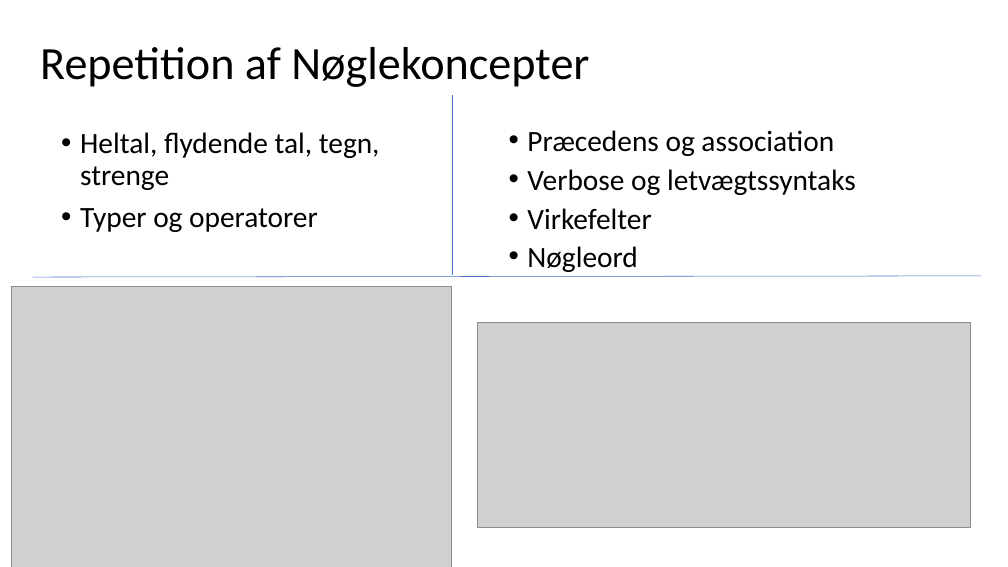
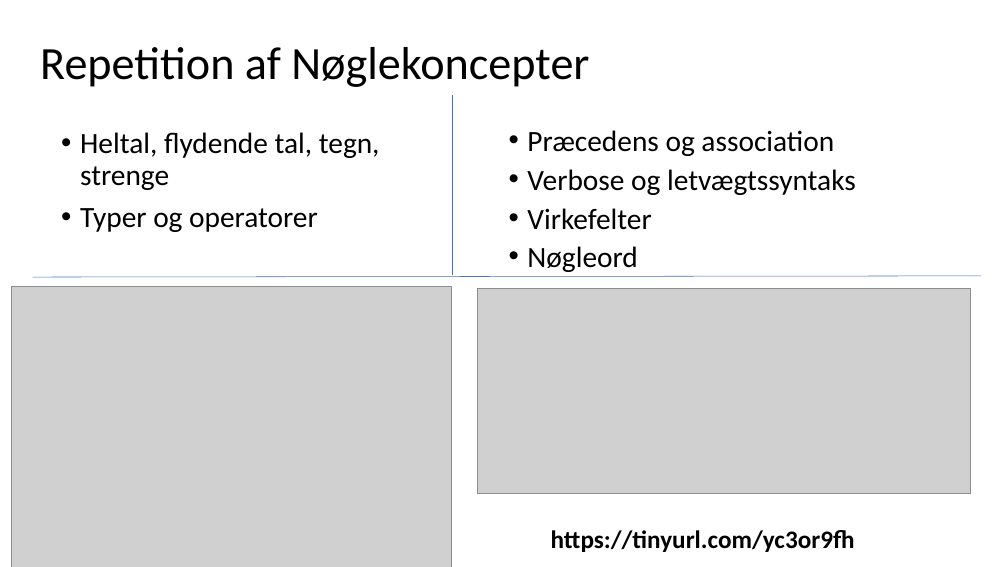
Before and after one commit to fisterloegsovs/pop22, a slide deck: slide 2 of lectures/3.2FunctionsNPrintf/lecture.pptx. Drawn at 1008x567 pixels with LibreOffice and Linux fonts; fonts in the diff are those of the drawing; grey boxes stand for pictures. Boxes give left, top, right and bottom in pixels: in the first picture for what was removed or moved away, otherwise in the second. Text is boxed around its words. In the diff, an @@ line names an element or a change of style, - is before the commit and + after.

```diff
--- a/lectures/3.2FunctionsNPrintf/lecture.pptx
+++ b/lectures/3.2FunctionsNPrintf/lecture.pptx
@@ picture: place and size @@
-picture at [478,322,971,527]
+picture at [478,289,971,494]
@@ text added at [551,530,855,552], 24 pt, text #000000, bold @@
+https://tinyurl.com/yc3or9fh
```
Also in this commit, not shown: 2 other slides changed, 7 other files.
